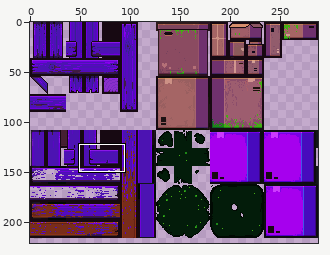
File history of a sprite sheet, Assets/Art/Terrain/TerrainCorruption(16x16).png. Above, an overview of the earlier version with the close-up marked.
Close-up. Old version:
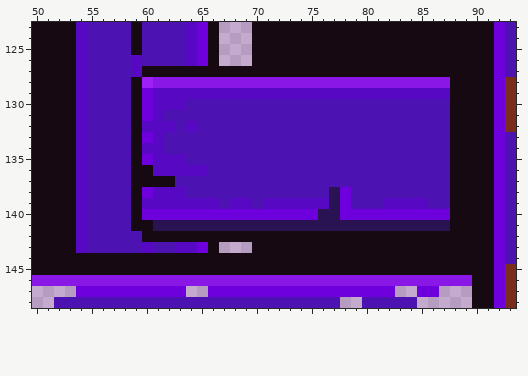
The file is 288x256 pixels. Colours within 5 levels of each other are drawn and written as one. Shown: x 50..93, y 123..148. The wide view leaves out empty margins. The commit also changed other parts of the picture, which this record leaves out.
New version:
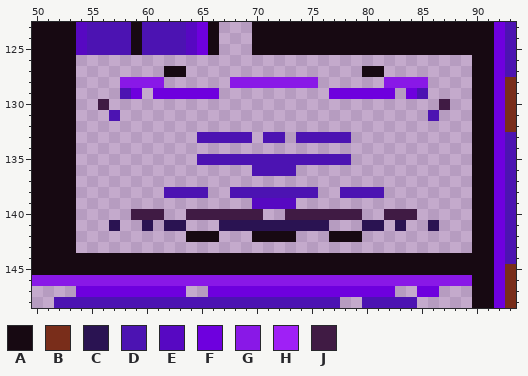
Palette (. is transparent): A #170912  B #792d1a  C #2a1352  D #4c13b2  E #5708c2  F #6e00de  G #8918e7  H #9f20f6  J #401b44
Diff:
@@ x 50..93 @@
 125 AAAAEDDDDADDDDEFA...AAAAAAAAAAAAAAAAAAAAAAFD
-126 AAAAEDDDDEDDDDEFA...AAAAAAAAAAAAAAAAAAAAAAFD
-127 AAAAEDDDDEAAAAAAAAAAAAAAAAAAAAAAAAAAAAAAAAFD
-128 AAAAEDDDDAHGGGGGGGGGGGGGGGGGGGGGGGGGGGAAAAFB
-129 AAAAEDDDDAFEEEEEEEEEEEEEEEEEEEEEEEEEEEAAAAFB
-130 AAAAEDDDDAFEEEDDDDDDDDDDDDDDDDDDDDDDDDAAAAFB
-131 AAAAEDDDDAFEDDDDDDDDDDDDDDDDDDDDDDDDDDAAAAFB
-132 AAAAEDDDDAEEEDEDDDDDDDDDDDDDDDDDDDDDDDAAAAFB
-133 AAAAEDDDDAFEDDDDDDDDDDDDDDDDDDDDDDDDDDAAAAFD
-134 AAAAEDDDDAEEDDDDDDDDDDDDDDDDDDDDDDDDDDAAAAFD
-135 AAAAEDDDDAFEEEDDDDDDDDDDDDDDDDDDDDDDDDAAAAFD
-136 AAAAEDDDDAAEEEEEDDDDDDDDDDDDDDDDDDDDDDAAAAFD
-137 AAAAEDDDDAAAADDDDDDDDDDDDDDDDDDDDDDDDDAAAAFD
-138 AAAAEDDDDAFEEEDDDDDDDDDDDDDCFDDDDDDDDDAAAAFD
-139 AAAAEDDDDAEEEEEEEDEEDEEEEEECFDDDEEEEDDAAAAFD
-140 AAAAEDDDDAFFFFFFFFFFFFFFFFCCFFFFFFFFFFAAAAFD
-141 AAAAEDDDDAACCCCCCCCCCCCCCCCCCCCCCCCCCCAAAAFD
-142 AAAAEDDDDDAAAAAAAAAAAAAAAAAAAAAAAAAAAAAAAAFD
-143 AAAAEDDDDDEDDEEFA...AAAAAAAAAAAAAAAAAAAAAAFD
+126 AAAA....................................AAFD
+127 AAAA........AA................AA........AAFD
+128 AAAA....GGGG......GGGGGGGG......GGGG....AAFB
+129 AAAA....DF.FFFFFF..........FFFFFF.FD....AAFB
+130 AAAA..J..............................J..AAFB
+131 AAAA...D............................D...AAFB
+132 AAAA....................................AAFB
+133 AAAA...........DDDDD.DD.DDDDD...........AAFD
+134 AAAA....................................AAFD
+135 AAAA...........DDDDDDDDDDDDDD...........AAFD
+136 AAAA................DDDD................AAFD
+137 AAAA....................................AAFD
+138 AAAA........DDDD..DDDDDDDD..DDDD........AAFD
+139 AAAA................EEEE................AAFD
+140 AAAA.....JJJ..JJJJJJJ..JJJJJJJ..JJJ.....AAFD
+141 AAAA...C..C.CC...CCCCCCCCCC...CC.C..C...AAFD
+142 AAAA..........AAA...AAAA...AAA..........AAFD
+143 AAAA....................................AAFD
 144 AAAAAAAAAAAAAAAAAAAAAAAAAAAAAAAAAAAAAAAAAAFD
Changed places in both close-ups, as pixel boxes (x1, y1, x2, y2):
changed: (76, 55, 472, 253)
